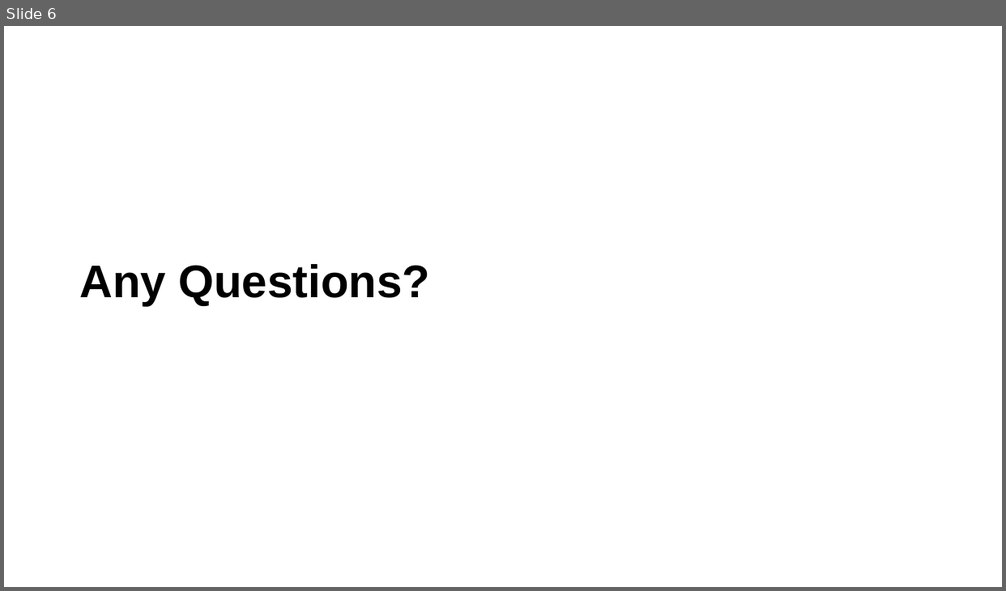
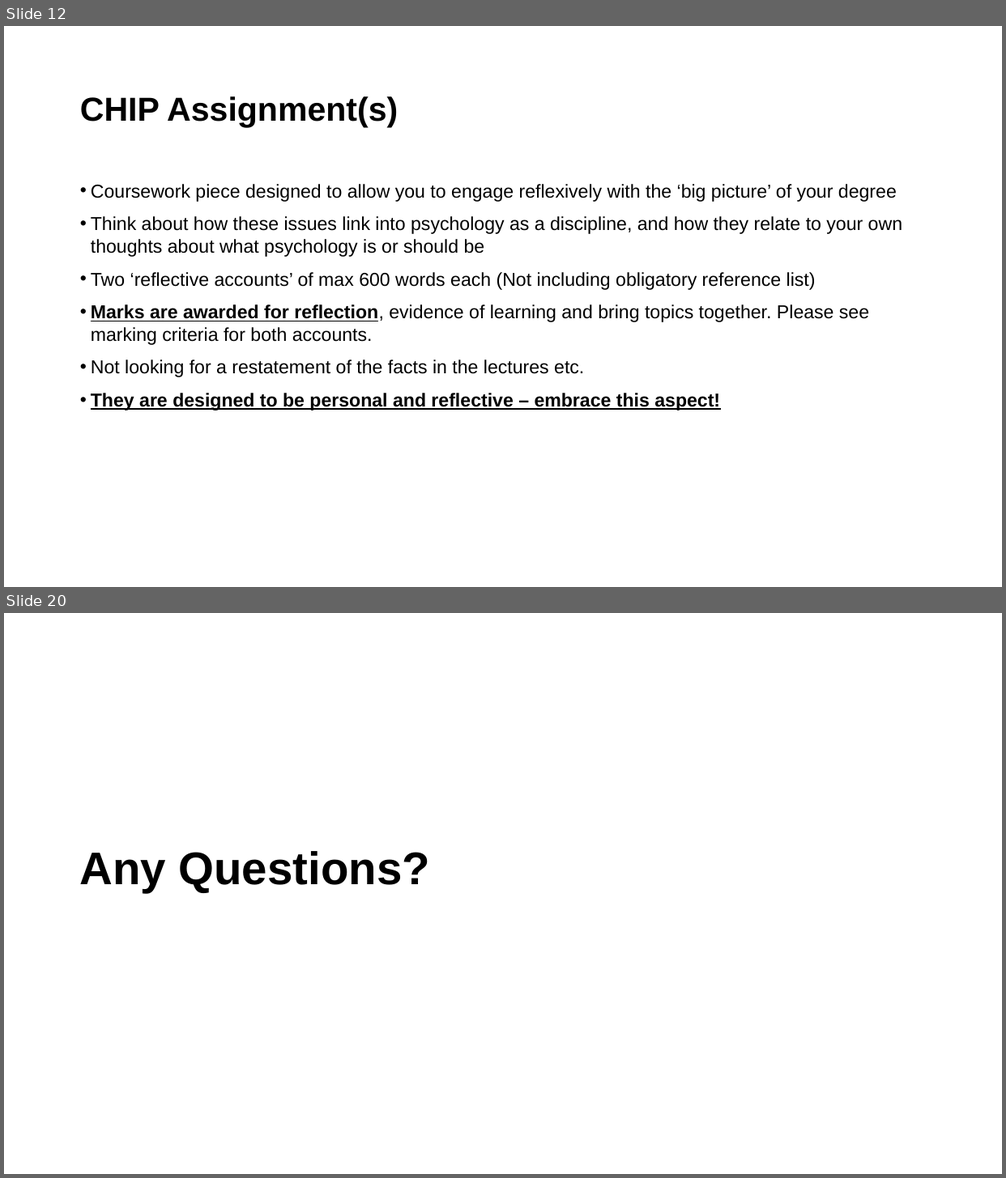
Before and after one commit to LittleMonkeyLab/PS52007D_2023-4, a slide deck: _site/content/Week15/lecture.pptx. Shown one above the other, each under a label of ours: slide 6 before the commit, slides 12 and 20 after it; the slides between them are not shown. The pictures are 1006x591 and 1006x1178 pixels, drawn with LibreOffice and Linux fonts; fonts in the diff are those of the drawing; background and template pictures are left out. Boxes give left, top, right and bottom in pixels: in the first picture for what was removed or moved away, otherwise in the second. Text is boxed around its words. In the diff, an @@ line names an element or a change of style, - is before the commit and + after.

```diff
--- a/_site/content/Week15/lecture.pptx
+++ b/_site/content/Week15/lecture.pptx
@@ slide 12 added at (x1=4, y1=26, x2=1002, y2=587), background #FFFFFF @@
@@ title added at (x1=80, y1=96, x2=398, y2=127), 32 pt, text #000000, bold @@
+CHIP Assignment(s)
@@ text added at (x1=91, y1=184, x2=902, y2=411), 18 pt, text #000000 @@
+• Coursework piece designed to allow you to engage reflexively with the ‘big picture’ of your degree
+• Think about how these issues link into psychology as a discipline, and how they relate to your own thoughts about what psychology is or should be
+• Two ‘reflective accounts’ of max 600 words each (Not including obligatory reference list)
+• Marks are awarded for reflection, evidence of learning and bring topics together. Please see marking criteria for both accounts.
+• Not looking for a restatement of the facts in the lectures etc.
+• They are designed to be personal and reflective – embrace this aspect!
@@ what was slide 6 is now slide 20 @@
```
Also in this commit, not shown: 1 slide changed, 17 other slides added, 5 slides removed, 28 other files.
